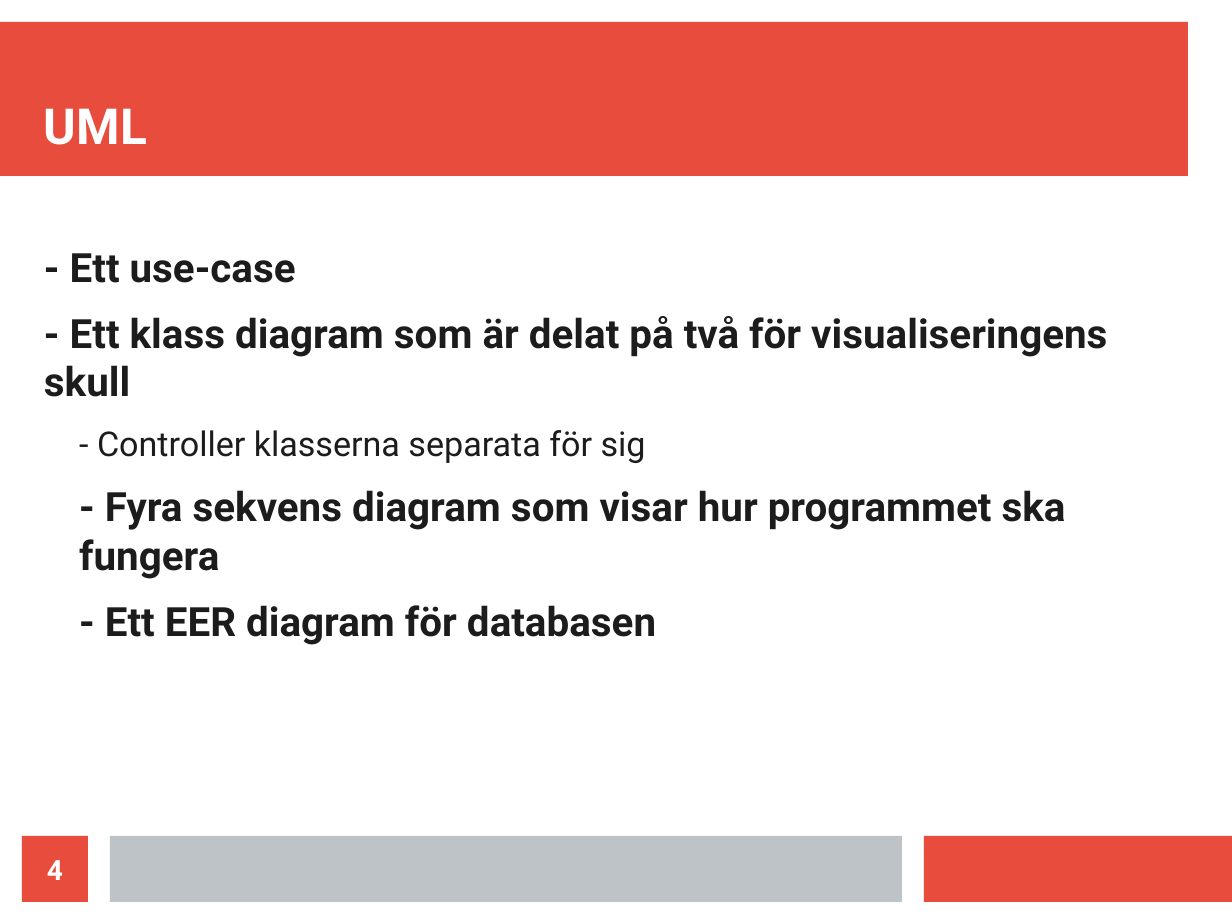
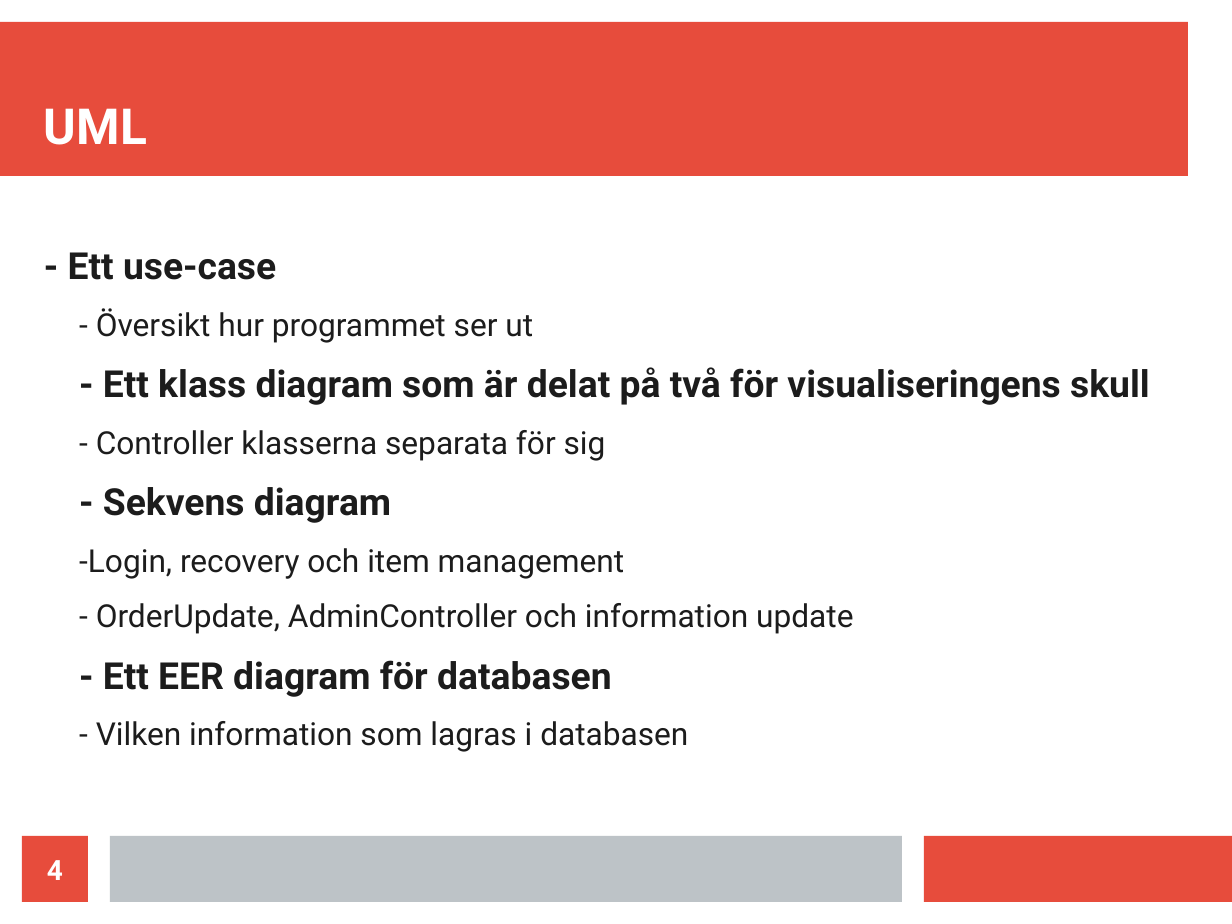
Before and after one commit to Nastynick/NewProject, a slide deck: slide 4 of Project2/Resources/Powerpoint project2.odp. Drawn at 1232x924 pixels with LibreOffice and Linux fonts; fonts in the diff are those of the drawing. Boxes give left, top, right and bottom in pixels: in the first picture for what was removed or moved away, otherwise in the second. Text is boxed around its words. In the diff, an @@ line names an element or a change of style, - is before the commit and + after.

```diff
--- a/Project2/Resources/Powerpoint project2.odp
+++ b/Project2/Resources/Powerpoint project2.odp
@@ text at [68,252,1150,697]: size 26 to 24.1 pt in "- Ett use-case", "- Ett klass diagram som är delat ...", "- Ett EER diagram för databasen"; size 22 to 20.4 pt in "- Controller klasserna separata för sig" @@
@@ text at [96,308,533,343]: paragraph added @@
+  - Översikt hur programmet ser ut
@@ text at [79,487,853,634]: text changed; size 26 to 20.4 pt; bold off @@
-- Fyra sekvens diagram som visar hur programmet ska fungera
+- Sekvens diagram
+  -Login, recovery och item management
+  - OrderUpdate, AdminController och information update
@@ text at [96,721,688,752]: paragraph added @@
+  - Vilken information som lagras i databasen
```
Also in this commit, not shown: 5 other slides changed, 1 slide removed, 8 other files.
